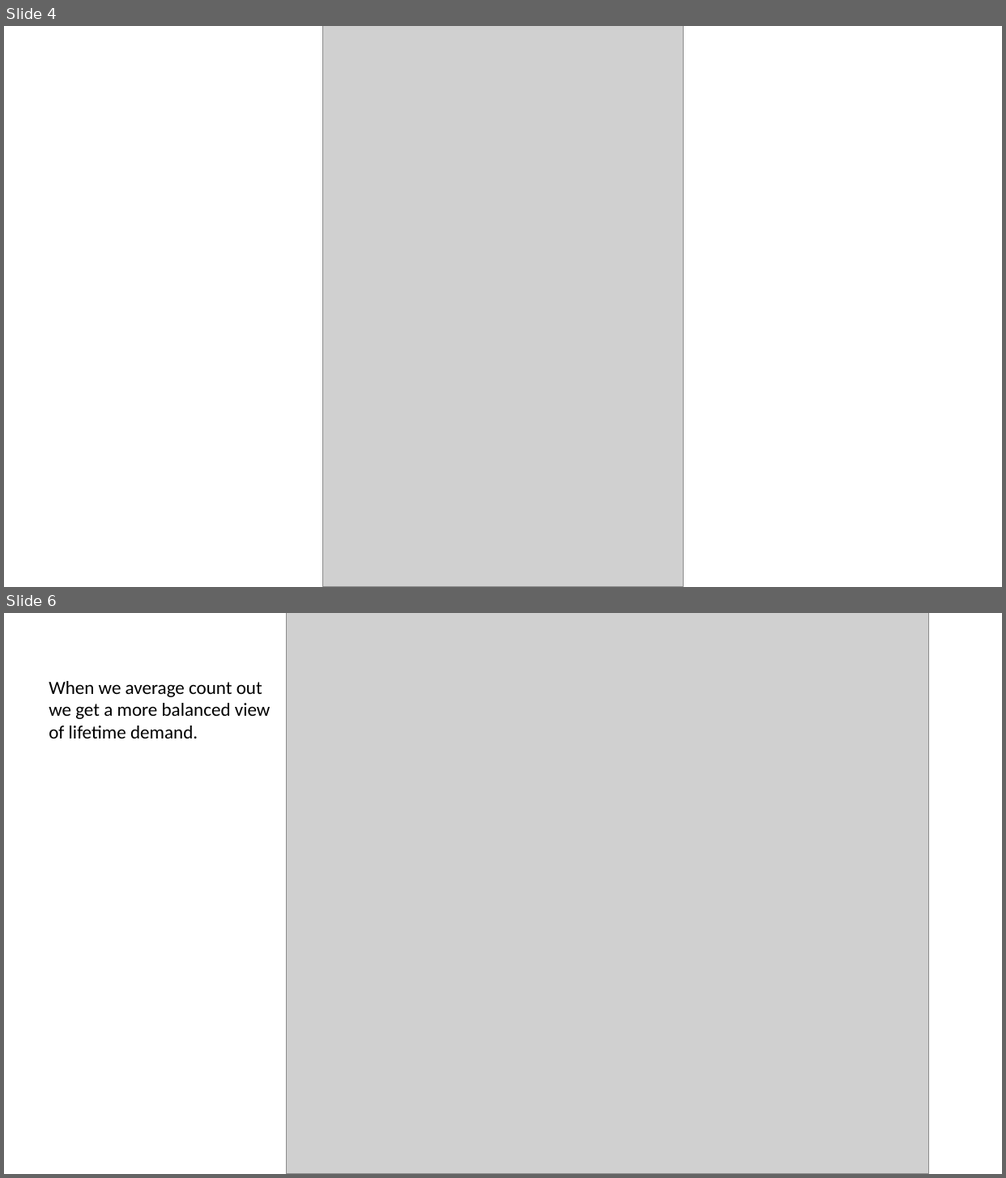
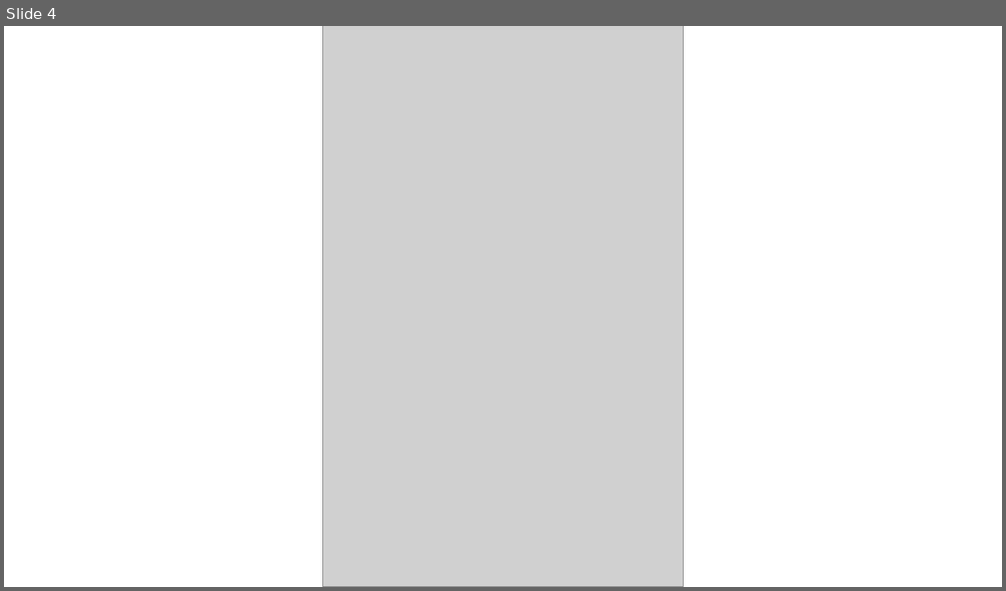
Before and after one commit to mwehner2022/Retail_Analysis, a slide deck: Ethnicity.pptx. Shown one above the other, each under a label of ours: slides 4 and 6 before the commit, slide 4 after it; the slides between them are not shown. The pictures are 1006x1178 and 1006x591 pixels, drawn with LibreOffice and Linux fonts; fonts in the diff are those of the drawing; grey boxes stand for pictures. Boxes give left, top, right and bottom in pixels: in the first picture for what was removed or moved away, otherwise in the second. Text is boxed around its words. In the diff, an @@ line names an element or a change of style, - is before the commit and + after.

```diff
--- a/Ethnicity.pptx
+++ b/Ethnicity.pptx
@@ slide 6 removed at (x1=4, y1=613, x2=1002, y2=1174), background #FFFFFF @@
@@ picture removed at (x1=286, y1=613, x2=928, y2=1174) @@
@@ text removed at (x1=49, y1=681, x2=270, y2=739) @@
-When we average count out
-we get a more balanced view
-of lifetime demand.
```
Also in this commit, not shown: 1 slide changed, 9 slides added, 8 other slides removed.
